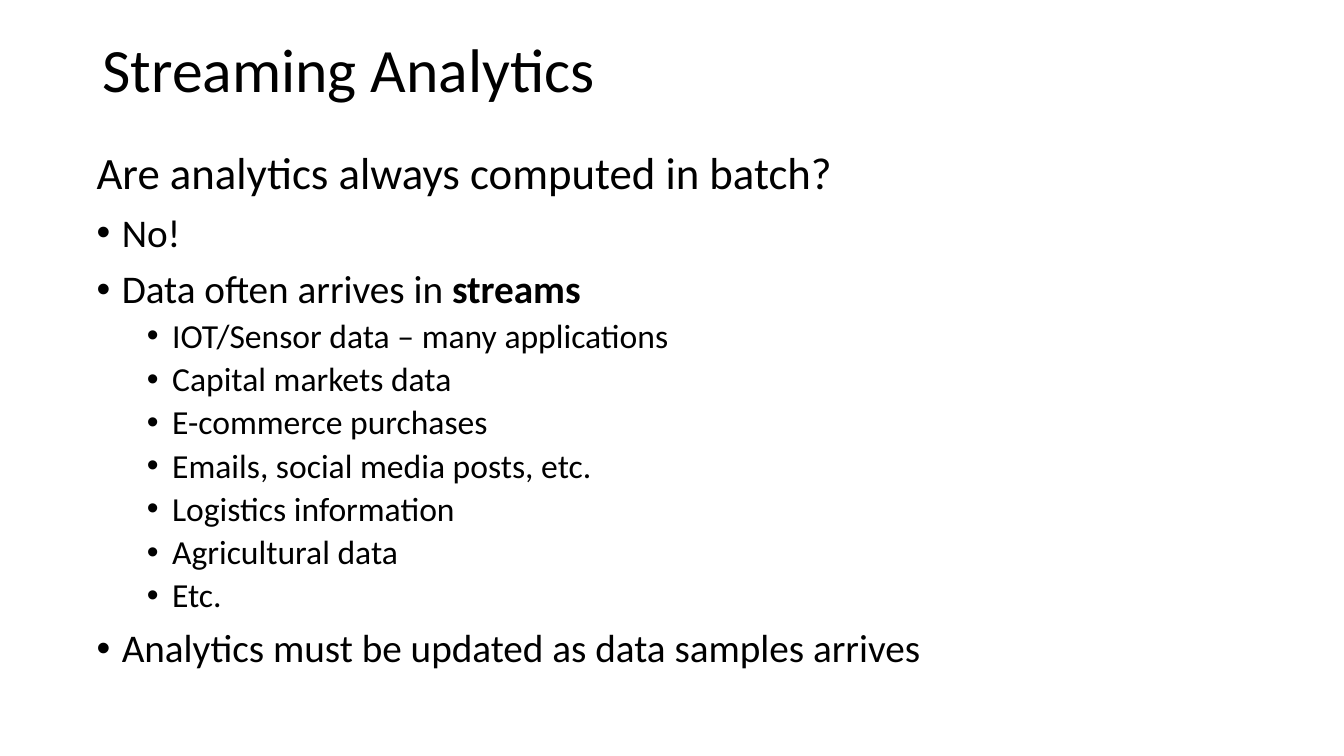
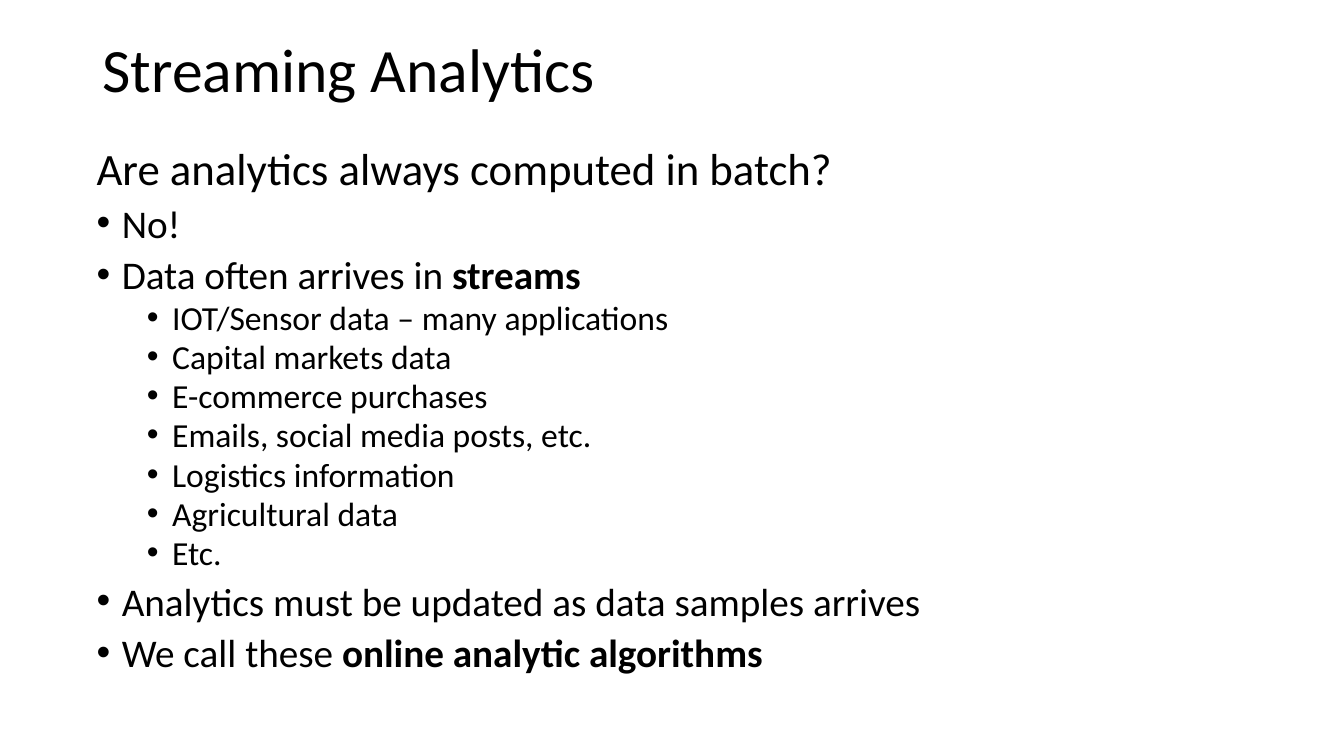
Before and after one commit to StephenElston/CSCI-E-108, a slide deck: slide 2 of slides/3_StreamingAnalytics.pptx. Drawn at 1344x756 pixels with LibreOffice and Linux fonts; fonts in the diff are those of the drawing. Boxes give left, top, right and bottom in pixels: in the first picture for what was removed or moved away, otherwise in the second. Text is boxed around its words. In the diff, an @@ line names an element or a change of style, - is before the commit and + after.

Commit message:
Corrected typos and fixed annimation errors

```diff
--- a/slides/3_StreamingAnalytics.pptx
+++ b/slides/3_StreamingAnalytics.pptx
@@ text at (97,154,920,623): line spacing 0.9 to 0.8 @@
@@ text at (122,639,763,674): paragraph added @@
+• We call these online analytic algorithms
```
Also in this commit, not shown: 9 other slides changed, 1 slide removed.
